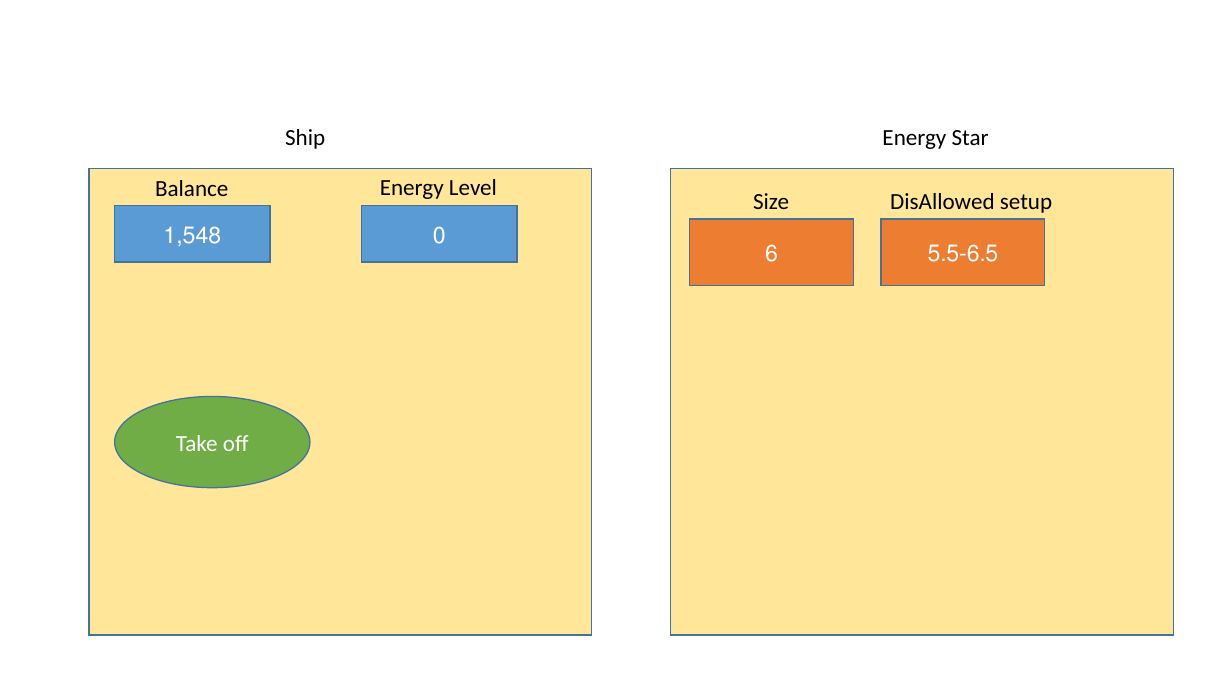
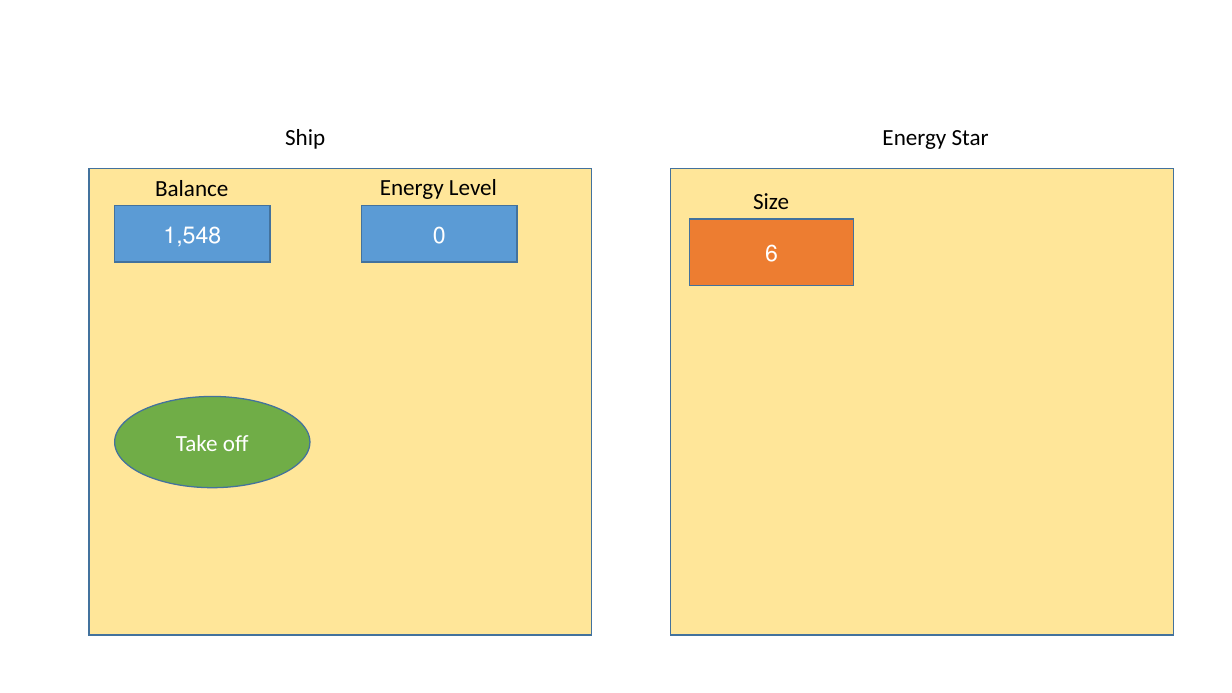
Before and after one commit to erezhasson/DTL, a slide deck: slide 2 of Documents/DTL MOC.pptx. Drawn at 1232x693 pixels with LibreOffice and Linux fonts; fonts in the diff are those of the drawing; background and template pictures are left out. Boxes give left, top, right and bottom in pixels: in the first picture for what was removed or moved away, otherwise in the second. Text is boxed around its words. In the diff, an @@ line names an element or a change of style, - is before the commit and + after.

```diff
--- a/Documents/DTL MOC.pptx
+++ b/Documents/DTL MOC.pptx
@@ text removed at (x1=890, y1=193, x2=1052, y2=213) @@
-DisAllowed setup
@@ rectangle removed at (x1=882, y1=219, x2=1045, y2=286) @@
-5.5-6.5
```
Also in this commit, not shown: 6 other slides changed.
